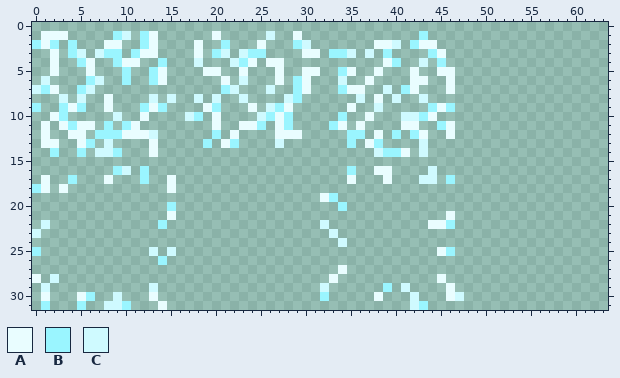
A pixel-art sprite gets an edit: resources/art/lightning-sheet.png. Above is the file before it was changed.
The file is 64x32 pixels.
Palette (. is transparent): A #e9fdff  B #9af5ff  C #cffaff
Pixels before, first column x 0:
 1 .AAA.....BC.BA......A.....C..A.............B....
 2 BAB.B...AA..BA....A..B...A...BC.......AAC.BAA...
 3 ..A.BC.CBB.BAA....A.BC.CBB....AA.BBC.C.B....BA..
 4 ..A..BA..BAA..B...C...CBA.AA...........AB..C.B..
 5 ..A...A...B..BA....AA..A...A..AA..BA..A...A..AA.
 6 .C....BC..B..BA......A.C...A.BA...C..A....AA..A.
 7 CBA..BC..............BC...C..BA...BAA..C.BA...A.
 8 ...C.C..A....C.C..C.C..C....CB......C.A.C..C....
 9 B..BAB..A...BAB....AB...A.CBA......A..C.....BAB.
10 ..AB.....C..A....CB.A....CBAB.....B..A...CCBA...
11 .A.ABAA.B.BA........A..AAB.AB....BA.A....AA..BA.
12 .A..AA.BBBAAAC......B.A....AAA.....BB.A.B.BA..A.
13 .AA..AB.C....A.....B.AB....C.......B.AB....C....
14 ..B..B.CCB...A........................CBBA.C....
15 ................................................
16 .........BC.B......................B..AA....C...
17 .A..B...A...B..A...................A...A...CC.B.
18 BA.A...........A................................
19 ................................AB..............
20 ...............B..................B.............
21 ...............A..............................A.
22 .C............B.................C...........AAB.
23 C................................C..............
24 ..................................C.............
25 B............C.C.............................AB.
26 ..............B.................................
27 ..................................A.............
28 A.C..............................A...........A..
29 .C...........C..................C......B.C....A.
30 .A...AB..C...A..................B.....A...C...AC
31 .B...B..CCB...A...........................CB....
Once edited:
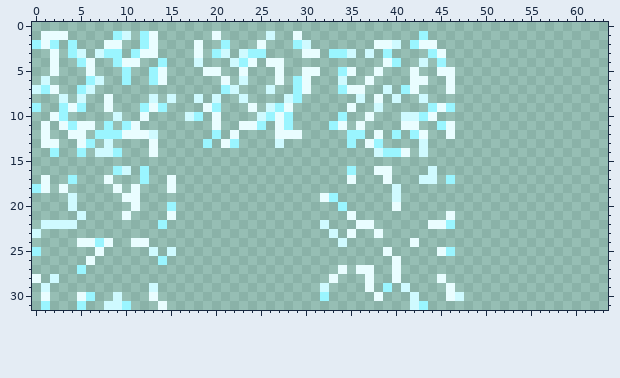
From old to new:
Changed rows in their new state; - is an unchanged pixel.
first column x 2:
18 -------A-A----------------------------C--
19 --C-----AA----------------------------C--
20 --C------A----------------------------A--
21 ---C----A------------------------A-------
22 CCC-------------------------------AA-----
23 ---------------------------------A--A----
24 ---AABA--AA-----------------------------A
25 -----A-------------------------------A---
26 ----A---------------------------------A--
27 ---B------------------------------AA--A--
28 -----------------------------------A--A--
29 -----------------------------------A-----
Changed places in both pictures, as pixel boxes (x1, y1, x2, y2):
added: (50, 184, 149, 274)
added: (347, 184, 419, 292)
